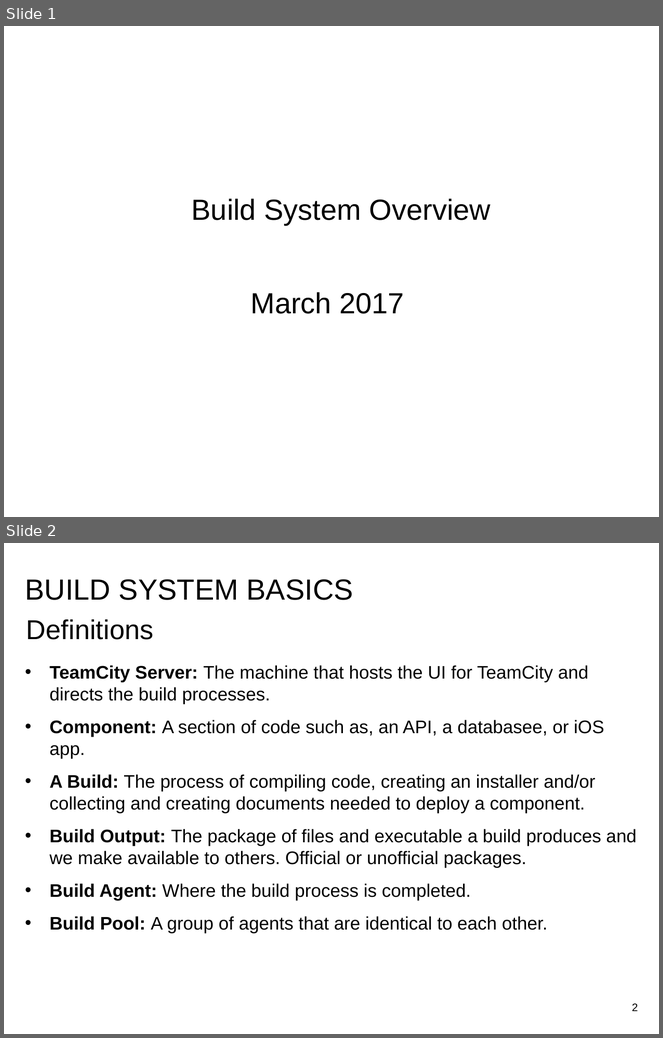
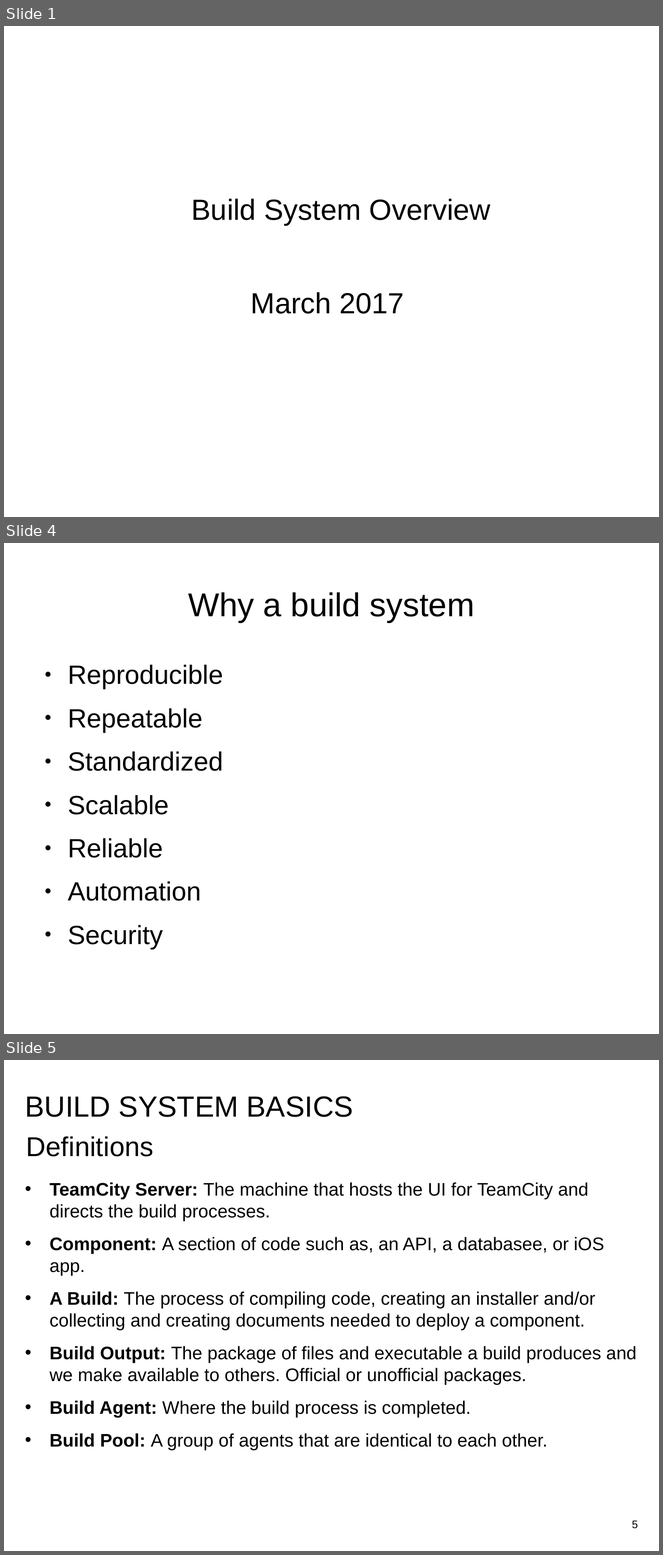
Before and after one commit to JessJustice/Prezi, a slide deck: Build System Overview.odp. Shown one above the other, each under a label of ours: slides 1 and 2 before the commit, slides 1, 4 and 5 after it; the slides between them are not shown. The pictures are 663x1038 and 663x1555 pixels, drawn with LibreOffice and Linux fonts; fonts in the diff are those of the drawing. Boxes give left, top, right and bottom in pixels: in the first picture for what was removed or moved away, otherwise in the second. Text is boxed around its words. In the diff, an @@ line names an element or a change of style, - is before the commit and + after.

```diff
--- a/Build System Overview.odp
+++ b/Build System Overview.odp
@@ slide 4 added at box(4, 543, 659, 1034), background #FFFFFF @@
@@ title added at box(188, 592, 475, 623), 36.3 pt, text #000000 @@
+Why a build system
@@ text added at box(68, 665, 223, 950), 29 pt, text #000000 @@
+● Reproducible
+● Repeatable
+● Standardized
+● Scalable
+● Reliable
+● Automation
+● Security
@@ what was slide 2 is now slide 5 @@
@@ page number at box(632, 1521, 638, 1529): text changed @@
-2
+5
```
Also in this commit, not shown: 2 slides changed, 3 other slides added, 1 slide removed.
